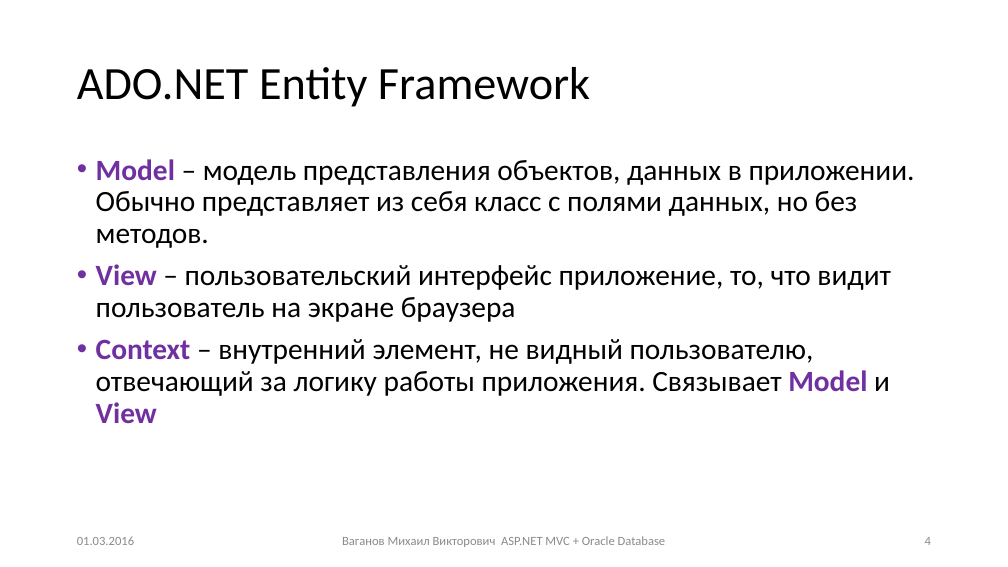
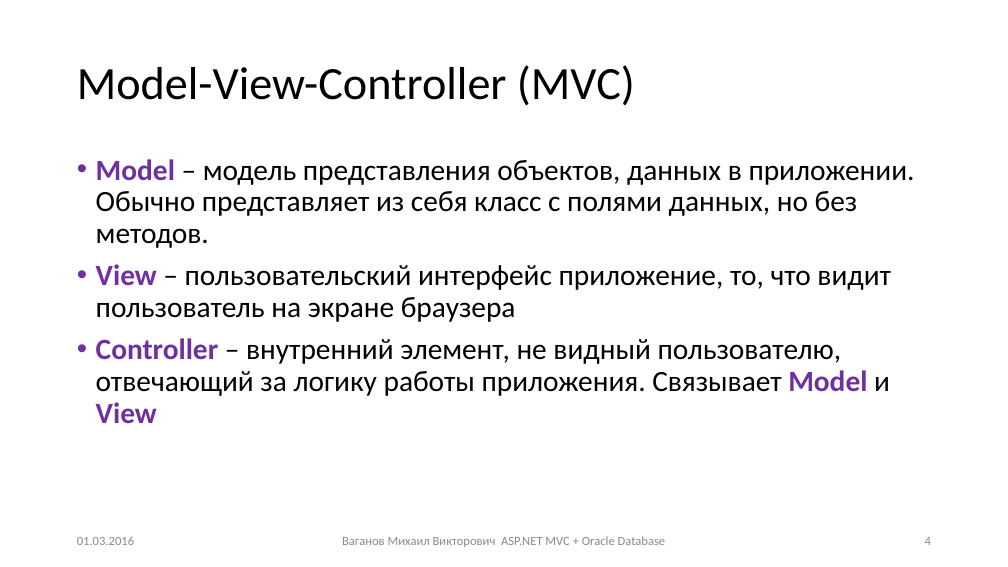
Before and after one commit to Mikhail-Vaganov/psu-applicants, a slide deck: slide 4 of Presentations/Занятие 3.pptx. Drawn at 1008x567 pixels with LibreOffice and Linux fonts; fonts in the diff are those of the drawing. Boxes give left, top, right and bottom in pixels: in the first picture for what was removed or moved away, otherwise in the second. Text is boxed around its words. In the diff, an @@ line names an element or a change of style, - is before the commit and + after.

Commit message:
added models of applicants and branches

```diff
--- a/Presentations/Занятие 3.pptx
+++ b/Presentations/Занятие 3.pptx
@@ title at bbox=[77, 65, 635, 106]: text changed @@
-ADO.NET Entity Framework
+Model-View-Controller (MVC)
@@ text at bbox=[96, 338, 890, 423]: text changed @@
-• Context – внутренний элемент, не видный пользователю, отвечающий за логику работы приложения. Связывает Model и View
+• Controller – внутренний элемент, не видный пользователю, отвечающий за логику работы приложения. Связывает Model и View
```
Also in this commit, not shown: 5 other slides changed, 12 slides added, 34 other files.
